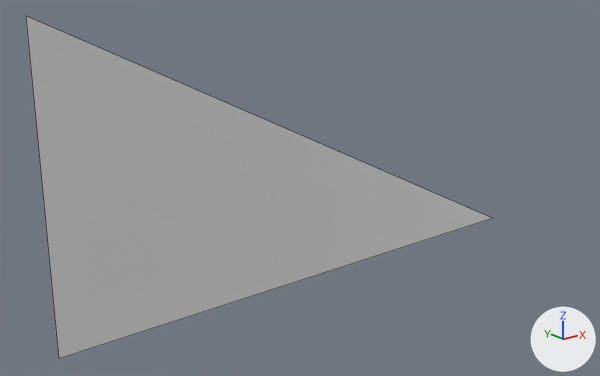
The Blender file Assets/Models/Blender Files/cliff_corner_to_middle_inverted_roof.blend, before and after one commit.
Camera for both pictures: a 50 mm camera at (-0.91, -1.085, 0.11) aimed at (-0.086, -0.054, -0.302). Every picture has the same lights, and +X, +Y and +Z are marked at lower right. Mesh edges are drawn as thin lines.

The scene before the commit, as lines of its bpy script (objects in view):
```python
me_plane = bpy.data.meshes.new('Plane')
me_plane.from_pydata([(0.5, 0.0, -0.5), (-0.5, 0.0, 0.0), (-0.5, 0.0, -0.5)], [], [(0, 2, 1)])
ob_plane = bpy.data.objects.new('Plane', me_plane)
ob_plane.location = (0.0, 0.0, 0.0)
```
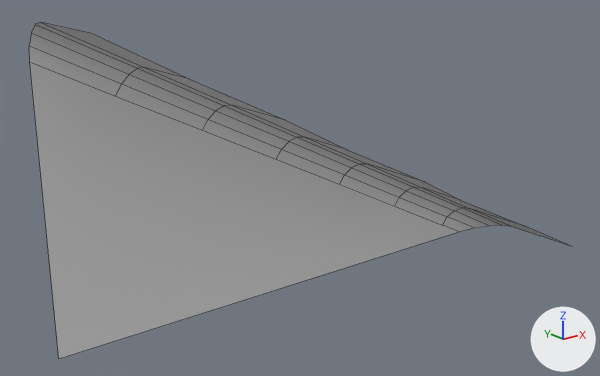
Where the change shows, as pixel boxes [x1, y1, x2, y2] in the pictures (600 x 376 px):
'Plane', reshaped (16% wider)
    before: [26, 16, 493, 359]
    after: [29, 22, 570, 359]
part 1 of me_plane, built on
    before: [26, 16, 493, 359]
    after: [29, 22, 570, 359]

The change, as a diff of the scene's bpy script:
```diff
--- a/Assets/Models/Blender Files/cliff_corner_to_middle_inverted_roof.blend.py
+++ b/Assets/Models/Blender Files/cliff_corner_to_middle_inverted_roof.blend.py
@@ me_plane @@
 # used by ob_plane; location = (0.0, 0.0, 0.0)
-me_plane.from_pydata(...)  # 3 vertices, 1 face; spans x -0.5..0.5, y 0.0, z -0.5..0.0
+me_plane.from_pydata(...)  # 49 vertices, 36 faces; spans x -0.502..0.498, y -0.203..0.0, z -0.504..-0.004
+# me_plane part 1
+# 2 vertices are removed from x -0.5..0.5, y 0.0, z -0.5..0.0
+# 1 face is deleted
+# 37 vertices are added at x -0.502..0.498, y -0.203..-0.003, z -0.504..-0.004
+# 11 new vertices lie (0.143, 0.0, -0.071) away from vertices in x -0.502..0.212, y -0.053..-0.003, z -0.374..-0.004
+# 36 new faces join them
+# me_plane part 2: the surface is now shaded smooth
```
